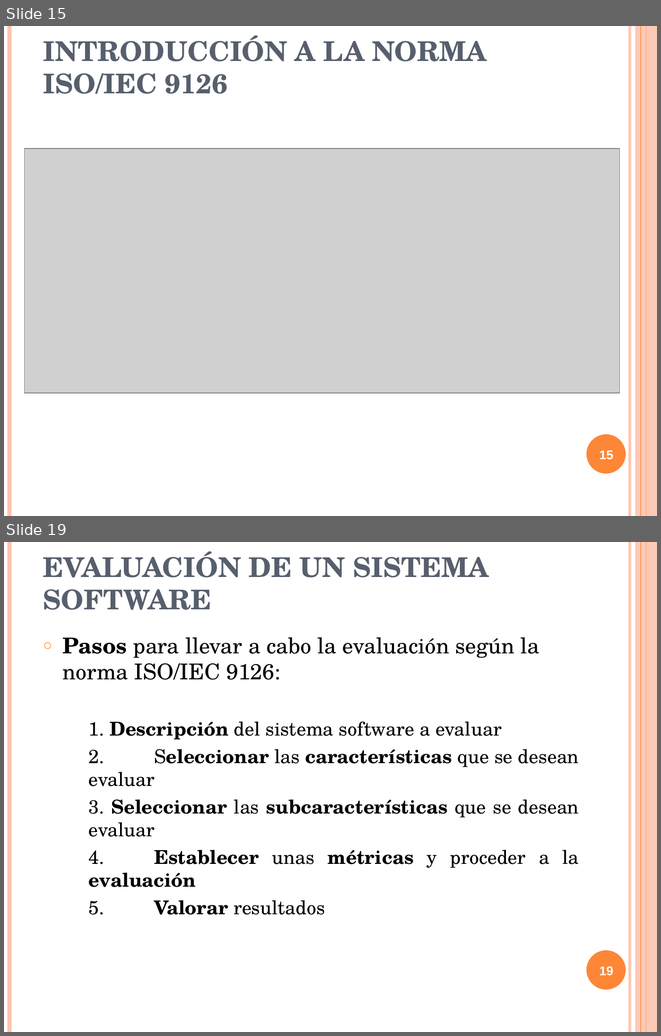
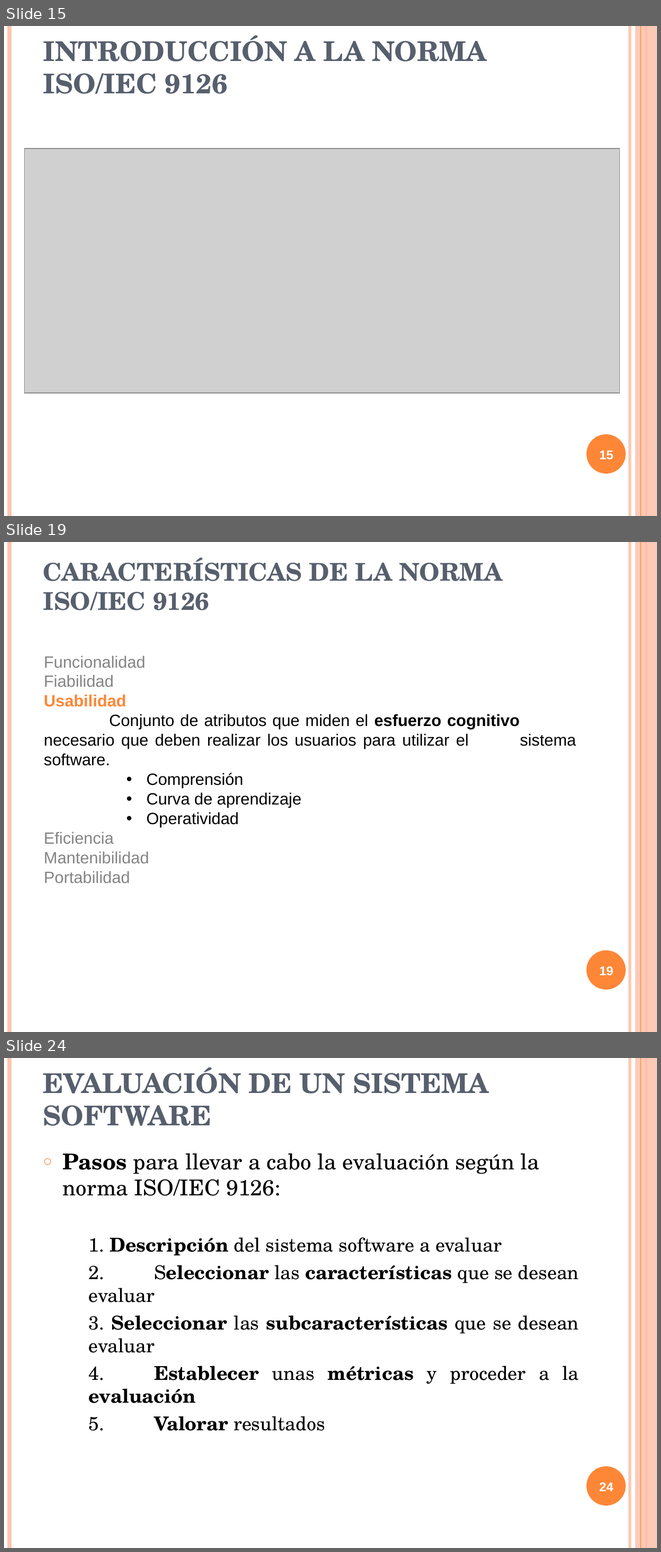
Before and after one commit to txedo/isi-auditoria, a slide deck: calidad/Trabajo/presentacion/presentacionCalidad.ppt. Shown one above the other, each under a label of ours: slides 15 and 19 before the commit, slides 15, 19 and 24 after it; the slides between them are not shown. The pictures are 661x1036 and 661x1552 pixels, drawn with LibreOffice and Linux fonts; fonts in the diff are those of the drawing; grey boxes stand for pictures. Boxes give left, top, right and bottom in pixels: in the first picture for what was removed or moved away, otherwise in the second. Text is boxed around its words. In the diff, an @@ line names an element or a change of style, - is before the commit and + after.

```diff
--- a/calidad/Trabajo/presentacion/presentacionCalidad.ppt
+++ b/calidad/Trabajo/presentacion/presentacionCalidad.ppt
@@ slide 19 added at [4,542,657,1032], background #FFFFFF; not listed: 6 template elements that a slide beside it also shows @@
@@ title added at [43,557,502,610], 27 pt, text #575F6D, bold @@
+CARACTERÍSTICAS DE LA NORMA ISO/IEC 9126
@@ text added at [44,655,576,883], 18 pt, text #000000 @@
+Funcionalidad
+Fiabilidad
+Usabilidad
+Conjunto de atributos que miden el esfuerzo cognitivo necesario que deben realizar los usuarios para utilizar el sistema software.
+      • Comprensión
+      • Curva de aprendizaje
+      • Operatividad
+Eficiencia
+Mantenibilidad
+Portabilidad
@@ page number added at [599,966,614,976], 14 pt, text #FFFFFF, bold @@
+19
@@ what was slide 19 is now slide 24 @@
@@ page number at [599,1482,614,1491]: text changed @@
-19
+24
```
Also in this commit, not shown: 9 slides changed, 18 other slides added.
